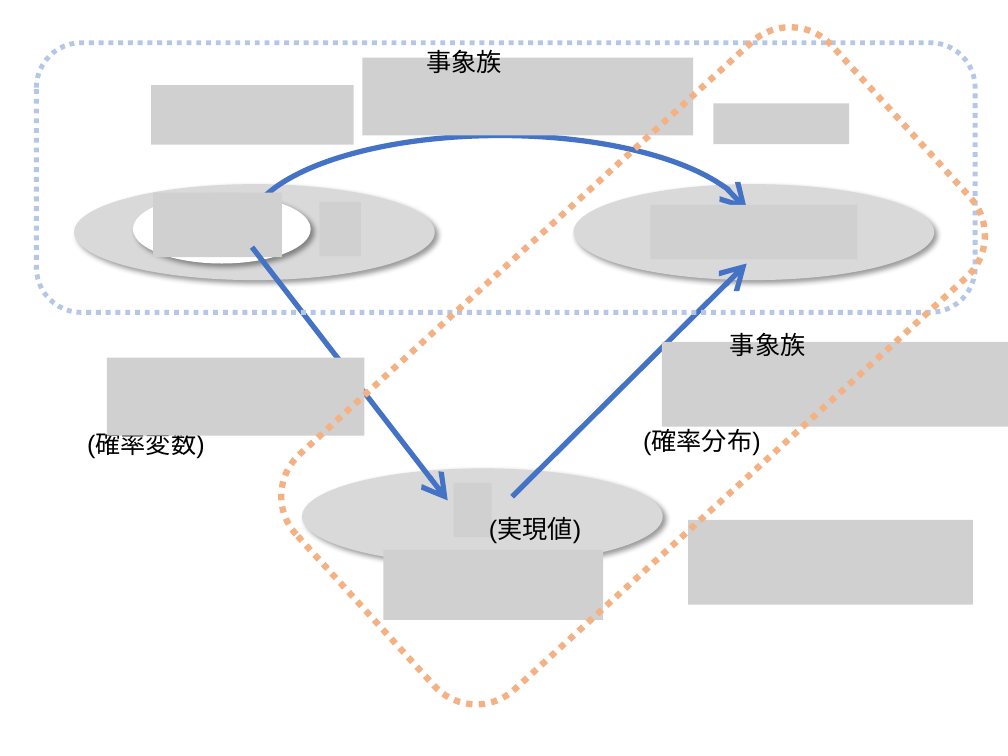
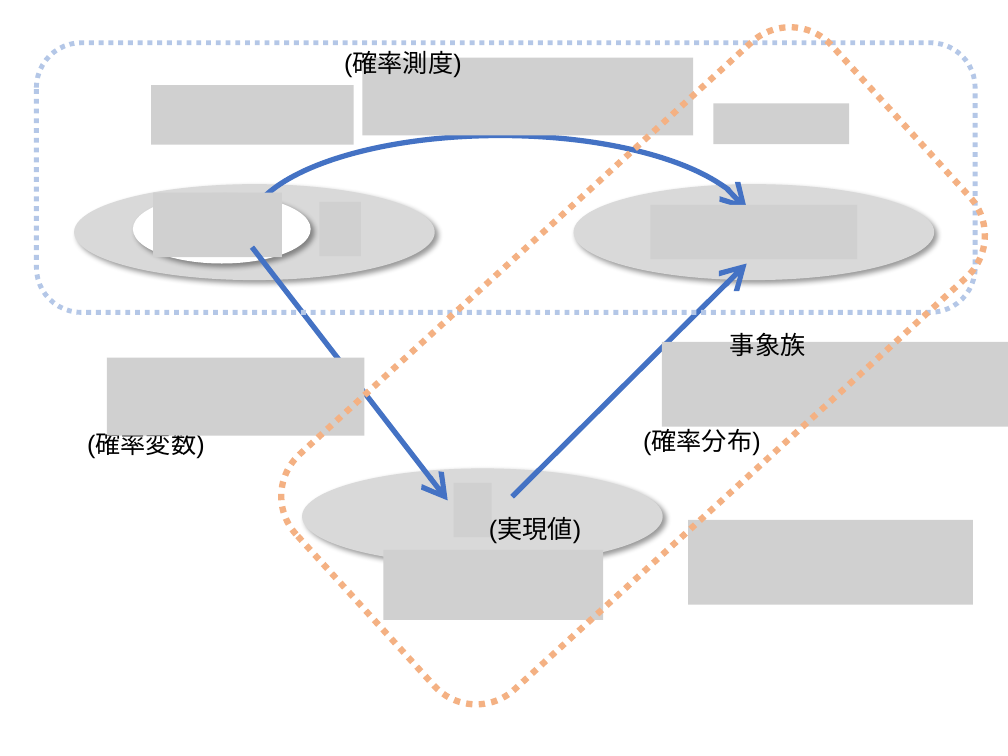
Before and after one commit to kilometer0101/TokyoR79, a slide deck: slide 37 of TokyoR79.pptx. Drawn at 1008x756 pixels with LibreOffice and Linux fonts; fonts in the diff are those of the drawing; grey boxes stand for pictures. Boxes give left, top, right and bottom in pixels: in the first picture for what was removed or moved away, otherwise in the second. Text is boxed around its words. In the diff, an @@ line names an element or a change of style, - is before the commit and + after.

```diff
--- a/TokyoR79.pptx
+++ b/TokyoR79.pptx
@@ text added at bbox=[344, 52, 462, 78], 18 pt, text #000000 @@
+(確率測度)
@@ text removed at bbox=[426, 45, 502, 73] @@
-事象族
```
Also in this commit, not shown: 4 other slides changed, 2 other files.
